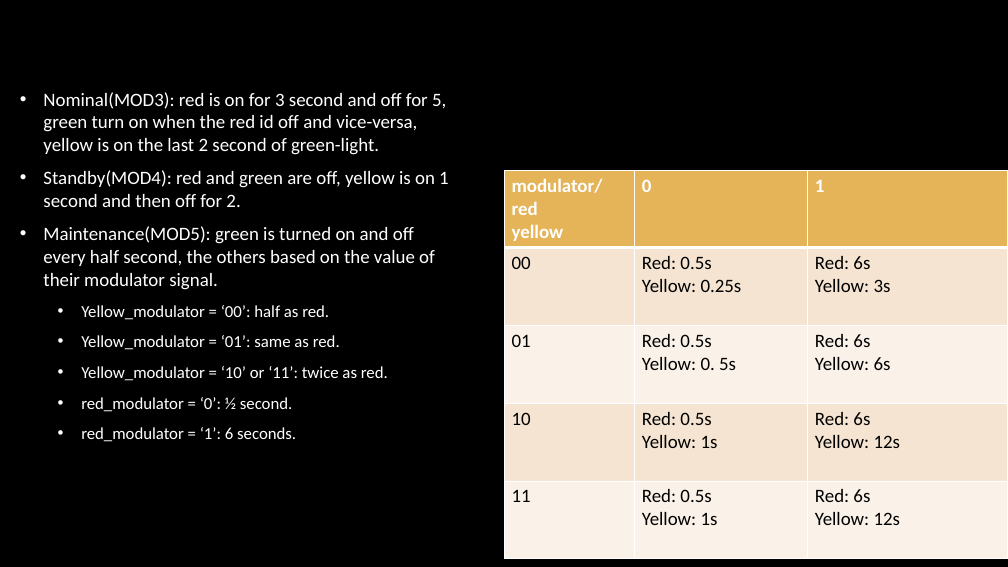
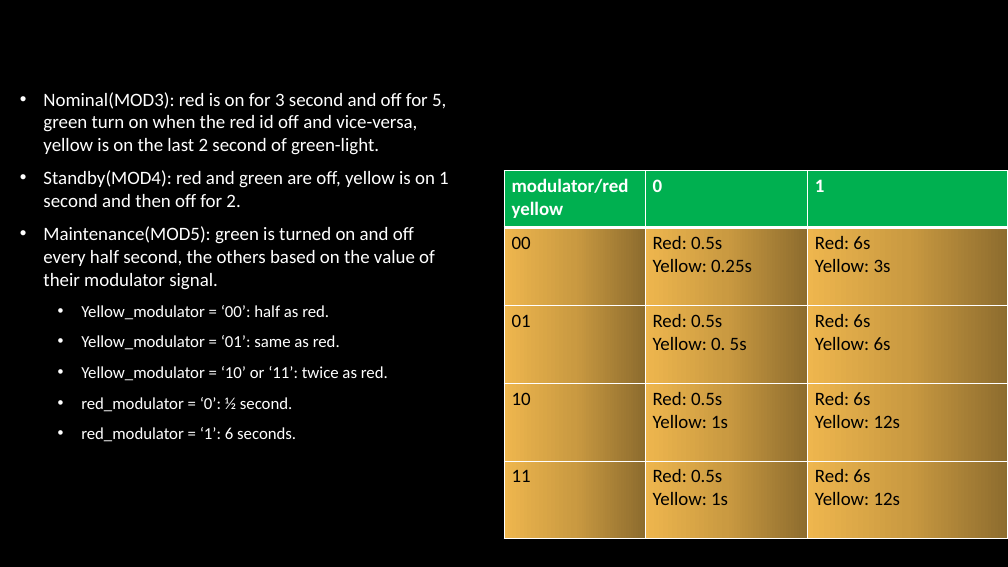
Before and after one commit to NanolathingStuff/Lab-XEM-6010-Project, a slide deck: slide 10 of Gruppo10_Silva.pptx. Drawn at 1008x567 pixels with LibreOffice and Linux fonts; fonts in the diff are those of the drawing; background and template pictures are left out. Boxes give left, top, right and bottom in pixels: in the first picture for what was removed or moved away, otherwise in the second. Text is boxed around its words. In the diff, an @@ line names an element or a change of style, - is before the commit and + after.

```diff
--- a/Gruppo10_Silva.pptx
+++ b/Gruppo10_Silva.pptx
@@ table at [504, 171, 1008, 539] @@
@@ fill #E5B458 to #00B050 in row 1 @@
@@ fill #F5E5D1 to gradient #8E6D2E to #CA9A41 to #F0B74D in 6 cells @@
@@ fill #FAF2EA to gradient #8E6D2E to #CA9A41 to #F0B74D in 6 cells @@
```
Also in this commit, not shown: 7 other slides changed, 19 other files.
